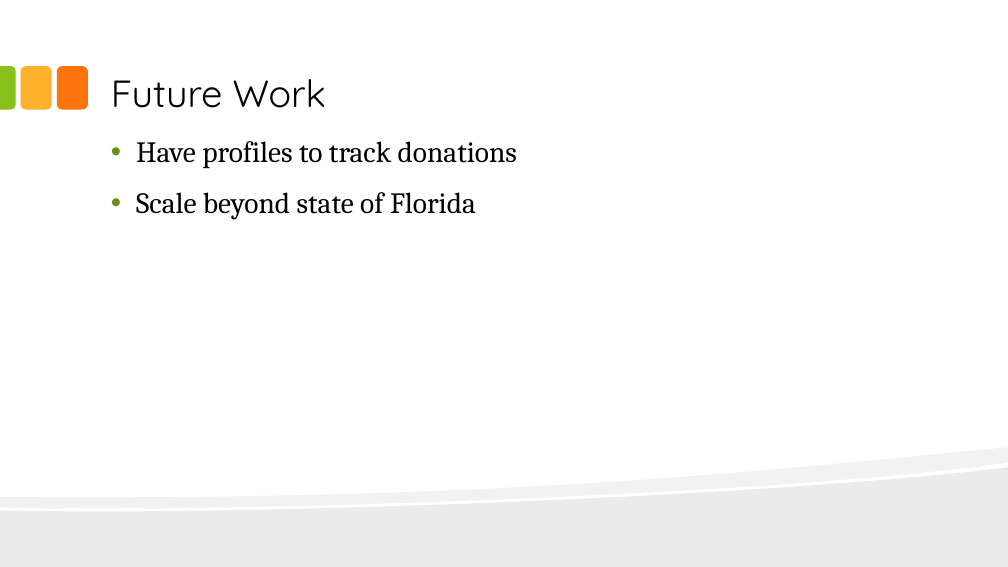
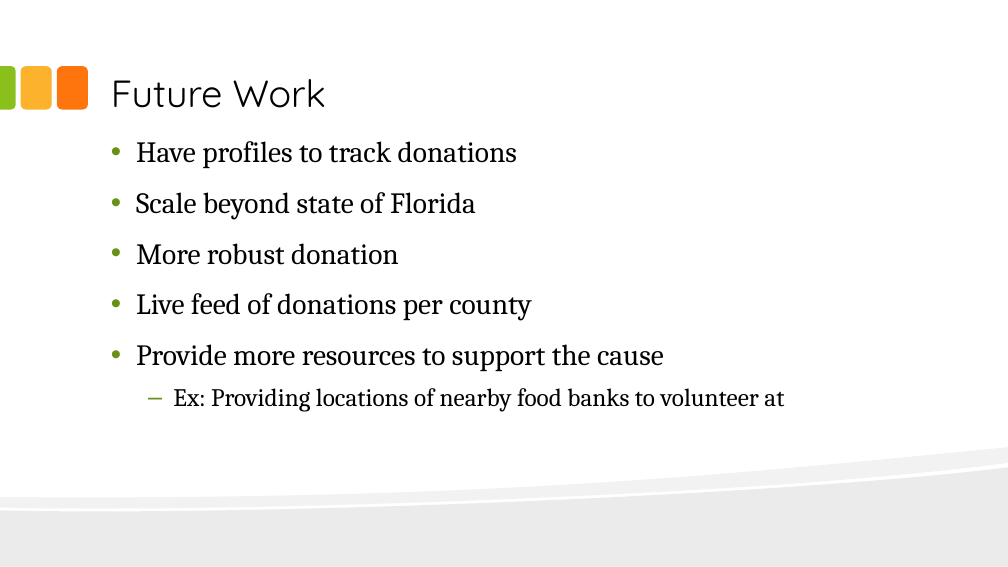
Before and after one commit to quintenrivers/Nutrition.ly, a slide deck: slide 24 of presentation/demo.pptx (slide 23 before the commit). Drawn at 1008x567 pixels with LibreOffice and Linux fonts; fonts in the diff are those of the drawing. Boxes give left, top, right and bottom in pixels: in the first picture for what was removed or moved away, otherwise in the second. Text is boxed around its words. In the diff, an @@ line names an element or a change of style, - is before the commit and + after.

Commit message:
added presentation

```diff
--- a/presentation/demo.pptx
+++ b/presentation/demo.pptx
@@ text at (136, 243, 784, 412): paragraphs added @@
+• More robust donation
+• Live feed of donations per county
+• Provide more resources to support the cause
+  – Ex: Providing locations of nearby food banks to volunteer at
```
Also in this commit, not shown: 5 slides added, 3 slides removed.
